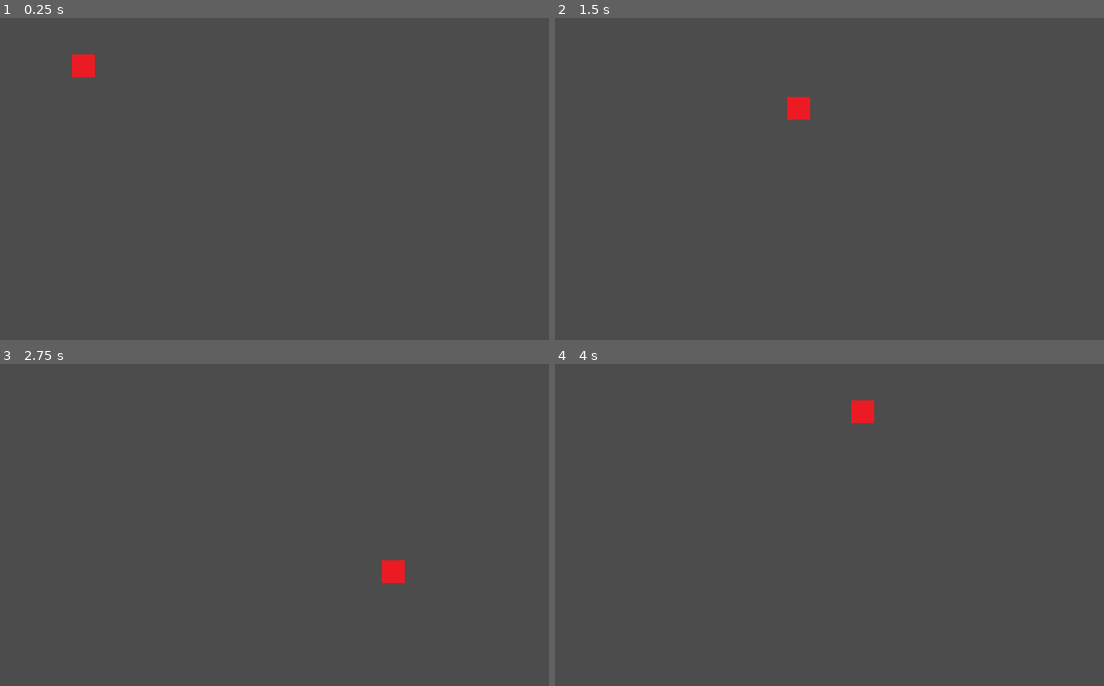
Above: before the commit, frames 1-4 (two rows, left to right).
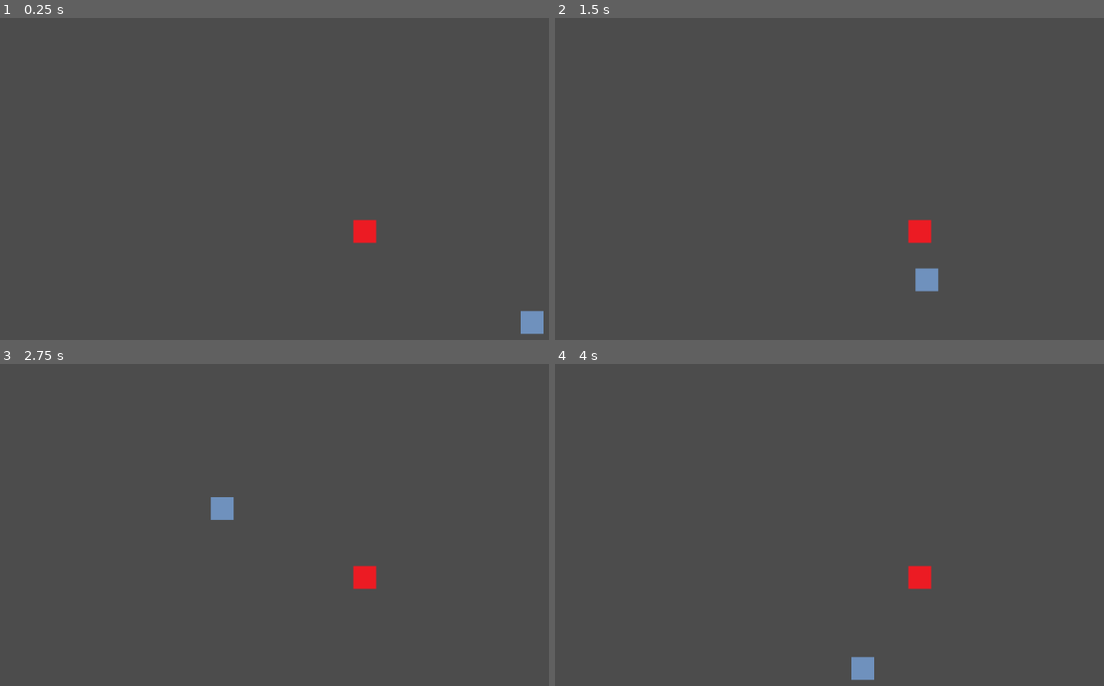
Above: after the commit, the same moments.

Repository: Ellyzeul/godot_first_game
Game: Godot game, scene res://World.tscn
The game is run twice, just before and just after one commit, with the same random seed, the same clock (stepped at 60 frames per second) and the same inputs.
Inputs:
- Up to frame 1 (0.25 s): no input
- Up to frame 2 (1.5 s): tap Enter at 0.5 s; hold Right (right) 0.53-1.28 s; hold Down (down) from 1.28 s (still down)
- Up to frame 3 (2.75 s): release Down (down) at 2.03 s; hold Right (right) from 2.03 s (still down)
- Up to frame 4 (4 s): release Right (right) at 2.78 s; hold Up (up) 2.78-3.53 s; hold Left (left) from 3.53 s (still down)

The runs differ from the first frame. In frame 1, 0.9% of the frame differs, in the area x 13-100%, y 11-99%; in frame 2, 1.0%, in the area x 42-70%, y 24-85%; in frame 3, 0.9%; in frame 4, 0.9%.

Commit message:
feat: player camera configured

Diff:
--- a/World.gd
+++ /dev/null
@@ -1,33 +0,0 @@
-extends Node2D
-
-
-var player
-var font
-var debug
-
-func _ready():
-	player = self.get_child(0)
-
-	font = DynamicFont.new()
-	font.font_data = load("res://fonts/debug.ttf")
-	font.size = 10
-
-	debug = false
-
-func _process(delta):
-	debug = !debug if Input.is_action_just_pressed("debug") else debug
-	update()
-
-func _draw():
-	if !debug: return
-
-	var messages = [
-		"Player:",
-		"  Position ----- X: "+str(player.position.x)+" | Y: "+str(player.position.y),
-		"  Deslocation -- X: "+str(player.velocity.x)+" | Y: "+str(player.velocity.y)
-	]
-	var spacement = 10
-
-	for msg in messages:
-		draw_string(font, Vector2(0,spacement), msg)
-		spacement += font.size+1
--- a/World.tscn
+++ b/World.tscn
@@ -1,13 +1,21 @@
-[gd_scene load_steps=4 format=2]
+[gd_scene load_steps=6 format=2]
 
-[ext_resource path="res://characters/player/player.png" type="Texture" id=1]
+[ext_resource path="res://characters/player/player_spr.png" type="Texture" id=1]
 [ext_resource path="res://characters/player/Player.gd" type="Script" id=2]
-[ext_resource path="res://World.gd" type="Script" id=3]
+[ext_resource path="res://models/item/item_spr.png" type="Texture" id=4]
+[ext_resource path="res://characters/player/PlayerCamera.tscn" type="PackedScene" id=5]
+[ext_resource path="res://characters/player/PlayerCamera.gd" type="Script" id=6]
 
 [node name="World" type="Node2D"]
-script = ExtResource( 3 )
 
 [node name="Player" type="Sprite" parent="."]
 position = Vector2( 117, 67 )
 texture = ExtResource( 1 )
 script = ExtResource( 2 )
+
+[node name="PlayerCamera" parent="Player" instance=ExtResource( 5 )]
+script = ExtResource( 6 )
+
+[node name="Item1" type="Sprite" parent="."]
+position = Vector2( 352, 195 )
+texture = ExtResource( 4 )
--- a/characters/player/Player.gd
+++ b/characters/player/Player.gd
@@ -3,10 +3,12 @@
 const Player = preload("res://scripts/lib_player.gd")
 var speed
 var velocity
+var camera
 
 func _ready():
 	speed = 5
 	velocity = Vector2()
+	camera = self.get_child(0)
 
 func _process(delta):
 	velocity = Player.get_velocity(speed)
--- /dev/null
+++ b/characters/player/PlayerCamera.gd
@@ -0,0 +1,42 @@
+extends Camera2D
+
+var world
+var player
+var font
+var debug
+var top_left
+
+func _ready():
+	world = self.get_parent().get_parent()
+	player = world.get_child(0)
+
+	self.current = true
+
+	font = DynamicFont.new()
+	font.font_data = load("res://fonts/VeraSans-Regular.ttf")
+	font.size = 10
+
+	debug = false
+
+func _process(delta):
+	debug = !debug if Input.is_action_just_pressed("debug") else debug
+	top_left = Vector2(
+		-ProjectSettings.get_setting("display/window/size/width")/2,
+		-ProjectSettings.get_setting("display/window/size/height")/2
+	)
+	update()
+
+func _draw():
+	if !debug: return
+
+	var messages = [
+		"Player:",
+		"  Position ----- X: "+str(player.position.x)+" | Y: "+str(player.position.y),
+		"  Deslocation -- X: "+str(player.velocity.x)+" | Y: "+str(player.velocity.y)
+	]
+	var text_position = top_left
+	text_position.y += 10
+
+	for msg in messages:
+		draw_string(font, text_position, msg)
+		text_position.y += font.size+1
--- /dev/null
+++ b/characters/player/PlayerCamera.tscn
@@ -0,0 +1,3 @@
+[gd_scene format=2]
+
+[node name="PlayerCamera" type="Camera2D"]
Renamed: characters/player/player.png -> characters/player/player_spr.png
Not shown, added: characters/player/player_spr.png.import
Renamed: fonts/debug.ttf -> fonts/VeraSans-Regular.ttf
Binary file added: models/item/item_spr.png
Not shown, changed: models/item/item_spr.png.import
